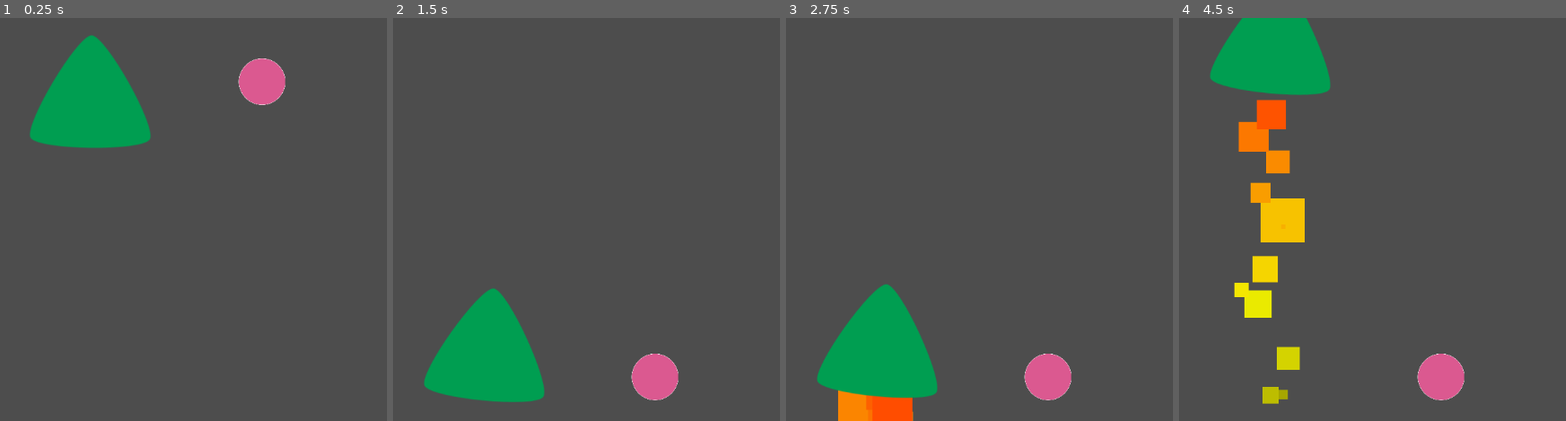
Above: before the commit, frames 1-4 (left to right).
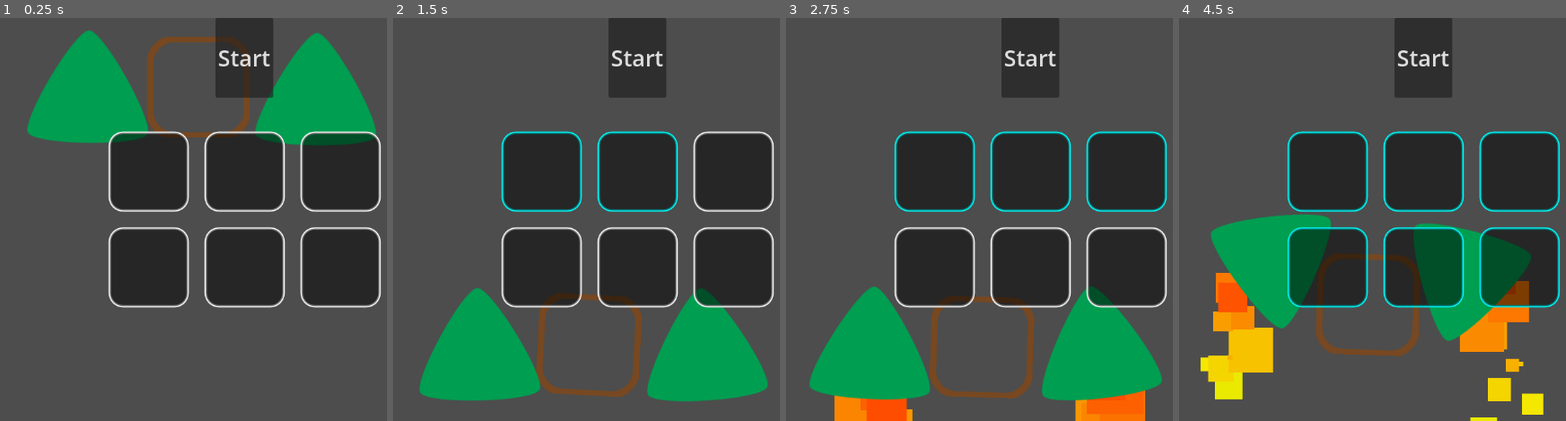
Above: after the commit, the same moments.

Repository: Ranger-NF/untitled-game
Game: Godot game, scene res://main.tscn
Same seed, same stepped clock (60 frames per second), same inputs: the game is played once before the commit and once after it.
Inputs (mouse positions are in pixels of both pictures, inside the frame that each line leads up to):
- Up to frame 1 (0.25 s): no input
- Up to frame 2 (1.5 s): click (540, 171) at 0.52 s; click (636, 171) at 1.27 s
- Up to frame 3 (2.75 s): click (1126, 171) at 2.02 s
- Up to frame 4 (4.5 s): click (1326, 267) at 2.77 s; click (1422, 267) at 3.52 s; click (1519, 267) at 4.27 s

The runs differ from the first frame. In frame 1, 33% of the frame differs, in the area x 6-99%, y 0-72%; in frame 2, 35%; in frame 3, 37%; in frame 4, 48%, in the area x 5-99%, y 0-100%.
Error before the commit: Invalid assignment of property or key 'columns' with value of type 'int' on a base object of type 'null instance'. (res://UI/Builder/builder_ui.tscn::GDScript_…

Commit message:
📌 Started experimenting with pin joints

Diff:
--- a/Contraptions/Blocks/block.tscn
+++ b/Contraptions/Blocks/block.tscn
@@ -5,7 +5,9 @@
 [node name="Block" type="RigidBody2D"]
 
 [node name="Sprite2D" type="Sprite2D" parent="."]
+scale = Vector2(0.6, 0.6)
 texture = ExtResource("1_52o3m")
 
 [node name="CollisionPolygon2D" type="CollisionPolygon2D" parent="."]
+scale = Vector2(0.6, 0.6)
 polygon = PackedVector2Array(119, -116, 135, -86, 136, 83, 119, 115, 96, 133, -90, 134, -123, 113, -138, 80, -137, -85, -113, -120, -88, -137, 92, -137)
--- a/UI/Builder/builder_ui.gd
+++ b/UI/Builder/builder_ui.gd
@@ -1,13 +1,18 @@
 extends Control
 
-@onready var build_grid_node: GridContainer = $CanvasLayer/CenterContainer/GridContainer
+@onready var build_grid_node: GridContainer = $CanvasLayer/VBoxContainer/CenterContainer/GridContainer
+@onready var start_button_node: Button = $CanvasLayer/VBoxContainer/ControlPanel/StartButton
 
 const GRID_CELL_TEXTURE: Texture2D = preload("res://UI/Builder/build_cell.svg")
 
 var cell_id: int = 0 # Must be incremented (unique to each cell)
 
 func _ready() -> void:
-    init_grid(3, 2) # Rows x Cols
+    start_button_node.pressed.connect(_on_building_finished)
+    init_grid(2, 3)
+
+func _on_building_finished()-> void:
+    pass
 
 func init_grid(num_of_rows: int, num_of_cols: int) -> void:
     build_grid_node.columns = num_of_cols
@@ -24,7 +29,13 @@
     while current_row_num < num_of_rows:
         current_row_num += 1
 
+        var current_cell_id = cell_id
+        cell_id +=1
         var new_cell_node: TextureButton = TextureButton.new()
         new_cell_node.texture_normal = GRID_CELL_TEXTURE
 
         build_grid_node.add_child(new_cell_node)
+        new_cell_node.pressed.connect(_on_build_cell_pressed.bind(new_cell_node, current_cell_id))
+
+func _on_build_cell_pressed(pressed_cell_node: CanvasItem, _pressed_cell_id: int) -> void:
+    pressed_cell_node.modulate.r = 0
--- a/UI/Builder/builder_ui.tscn
+++ b/UI/Builder/builder_ui.tscn
@@ -1,43 +1,6 @@
 [gd_scene load_steps=2 format=3 uid="uid://b2ivf88dt41g2"]
 
-[sub_resource type="GDScript" id="GDScript_tg2ni"]
-script/source = "extends Control
-
-@onready var build_grid_node: GridContainer = $CanvasLayer/CenterContainer/GridContainer
-
-const GRID_CELL_TEXTURE: Texture2D = preload(\"res://UI/Builder/build_cell.svg\")
-
-var cell_id: int = 0 # Must be incremented (unique to each cell)
-
-func _ready() -> void:
-    init_grid(2, 3) # Rows x Cols
-
-func init_grid(num_of_rows: int, num_of_cols: int) -> void:
-    build_grid_node.columns = num_of_cols
-
-    var columns_populated: int = 0
-
-    while columns_populated < num_of_cols:
-        prepare_rows(num_of_rows)
-        columns_populated += 1
-
-func prepare_rows(num_of_rows: int):
-    var current_row_num: int = 0
-
-    while current_row_num < num_of_rows:
-        current_row_num += 1
-
-        var current_cell_id = cell_id
-        cell_id +=1
-        var new_cell_node: TextureButton = TextureButton.new()
-        new_cell_node.texture_normal = GRID_CELL_TEXTURE
-
-        build_grid_node.add_child(new_cell_node)
-        new_cell_node.pressed.connect(_on_build_cell_pressed.bind(new_cell_node, current_cell_id))
-
-func _on_build_cell_pressed(pressed_cell_node: CanvasItem, _pressed_cell_id: int) -> void:
-    pressed_cell_node.modulate.r = 0
-"
+[ext_resource type="Script" path="res://UI/Builder/builder_ui.gd" id="1_drgyr"]
 
 [node name="BuilderUI" type="Control"]
 layout_mode = 3
@@ -46,7 +9,7 @@
 anchor_bottom = 1.0
 grow_horizontal = 2
 grow_vertical = 2
-script = SubResource("GDScript_tg2ni")
+script = ExtResource("1_drgyr")
 
 [node name="CanvasLayer" type="CanvasLayer" parent="."]
 
@@ -59,6 +22,16 @@
 size_flags_horizontal = 3
 size_flags_vertical = 3
 
+[node name="ControlPanel" type="HBoxContainer" parent="CanvasLayer/VBoxContainer"]
+layout_mode = 2
+size_flags_vertical = 3
+alignment = 1
+
+[node name="StartButton" type="Button" parent="CanvasLayer/VBoxContainer/ControlPanel"]
+layout_mode = 2
+theme_override_font_sizes/font_size = 36
+text = "Start"
+
 [node name="CenterContainer" type="CenterContainer" parent="CanvasLayer/VBoxContainer"]
 layout_mode = 2
 size_flags_vertical = 3
@@ -67,7 +40,7 @@
 [node name="GridContainer" type="GridContainer" parent="CanvasLayer/VBoxContainer/CenterContainer"]
 layout_mode = 2
 
-[node name="HBoxContainer" type="HBoxContainer" parent="CanvasLayer/VBoxContainer"]
+[node name="ItemPanel" type="HBoxContainer" parent="CanvasLayer/VBoxContainer"]
 layout_mode = 2
 size_flags_vertical = 3
 alignment = 1
--- a/main.tscn
+++ b/main.tscn
@@ -1,18 +1,34 @@
 [gd_scene load_steps=5 format=3 uid="uid://cbgpyi1soxeuc"]
 
-[ext_resource type="PackedScene" uid="uid://kcf00xm1ngll" path="res://Player/player.tscn" id="1_e4v6f"]
+[ext_resource type="PackedScene" uid="uid://cy2ktqpwuiny3" path="res://Contraptions/Blocks/block.tscn" id="1_5y1am"]
 [ext_resource type="PackedScene" uid="uid://b0qxnrt0133g1" path="res://Environment/Ground/ground.tscn" id="2_m5mx5"]
 [ext_resource type="PackedScene" uid="uid://bfcyhd2ipn5fy" path="res://Contraptions/Boosters/booster.tscn" id="3_2bi31"]
 [ext_resource type="PackedScene" uid="uid://b2ivf88dt41g2" path="res://UI/Builder/builder_ui.tscn" id="4_hpjxr"]
 
 [node name="Main" type="Node2D"]
 
-[node name="Player" parent="." instance=ExtResource("1_e4v6f")]
-position = Vector2(604, 74)
+[node name="Block" parent="." instance=ExtResource("1_5y1am")]
+position = Vector2(502, 83)
+mass = 0.1
+
+[node name="PinJoint2D" type="PinJoint2D" parent="."]
+position = Vector2(427, 85)
+node_a = NodePath("../Block")
+node_b = NodePath("../Booster")
+disable_collision = false
+
+[node name="Booster" parent="." instance=ExtResource("3_2bi31")]
+position = Vector2(324, 82)
+
+[node name="PinJoint2D2" type="PinJoint2D" parent="."]
+position = Vector2(586, 107)
+node_a = NodePath("../Block")
+node_b = NodePath("../Booster2")
+disable_collision = false
+
+[node name="Booster2" parent="." instance=ExtResource("3_2bi31")]
+position = Vector2(690, 86)
 
 [node name="Ground" parent="." instance=ExtResource("2_m5mx5")]
 
-[node name="Booster" parent="." instance=ExtResource("3_2bi31")]
-position = Vector2(328, 90)
-
 [node name="BuilderUI" parent="." instance=ExtResource("4_hpjxr")]
